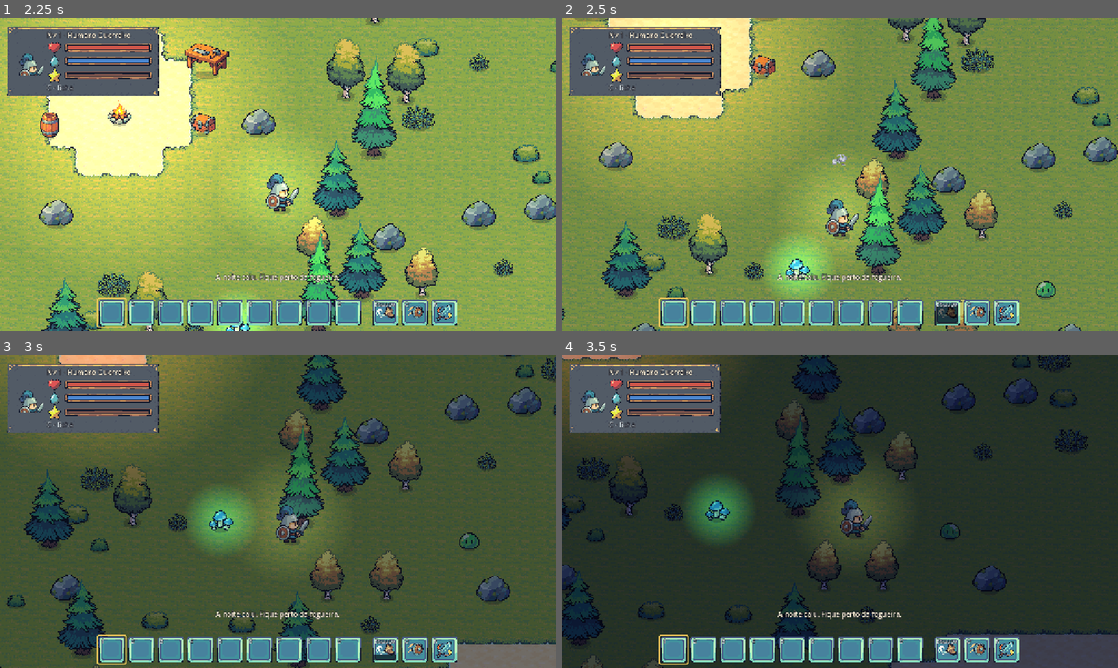
Above: before the commit, frames 1-4 (two rows, left to right).
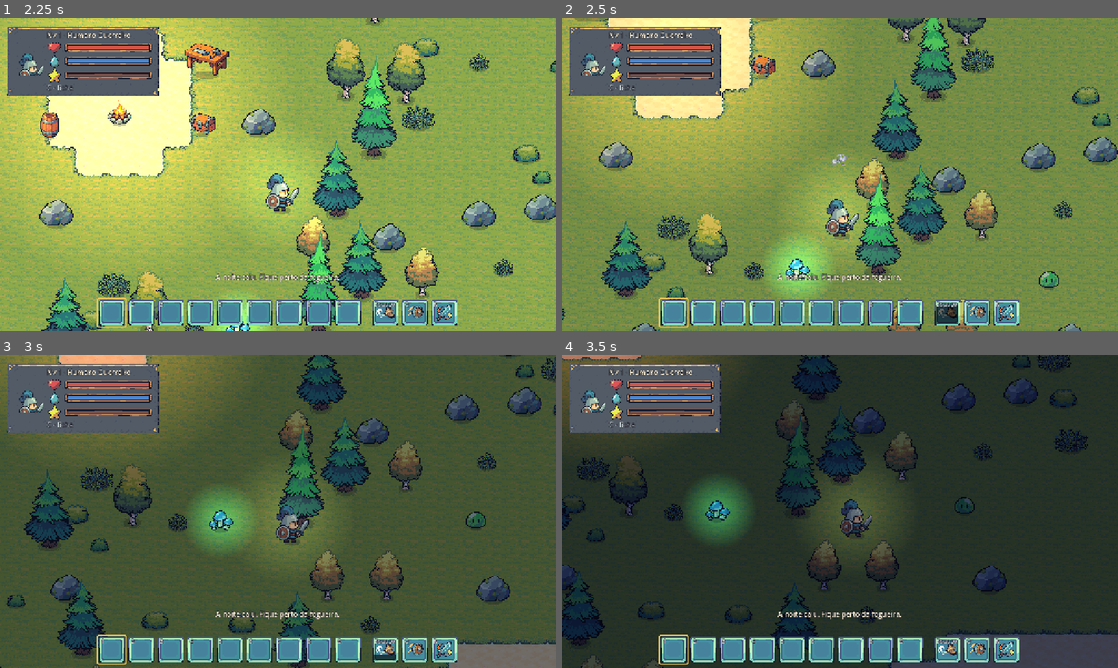
Above: after the commit, the same moments.

Repository: JaoDaJunq/RPG_Ilha
Game: Godot game, scene res://scenes/ui/menu.tscn
Two runs of this game, one before a commit and one after it. Both use one fixed random seed, a clock stepped at 60 frames per second and the inputs below. Sound files missing from this copy of the repository are replaced by a short silence.
Inputs (mouse positions are in pixels of both pictures, inside the frame that each line leads up to):
- Up to frame 1 (2.25 s): click "Jogar sozinho" at 0.5 s; move the mouse to (400, 158) at 1.27 s; hold D (mover_direita) 1.28-2.03 s; hold Space (esquivar) 1.28-2.03 s; click (400, 158) at 1.42 s; move the mouse to (166, 190) at 2.02 s; hold S (mover_baixo) from 2.03 s (still down); tap N (alternar_noite) at 2.1 s
- Up to frame 2 (2.5 s): keep holding S (mover_baixo); tap Space (esquivar) at 2.3 s
- Up to frame 3 (3 s): move the mouse to (333, 442) at 2.77 s; release S (mover_baixo) at 2.78 s; hold D (mover_direita) from 2.78 s (still down); hold M (alternar_som) from 2.78 s (still down)
- Up to frame 4 (3.5 s): keep holding D (mover_direita); keep holding M (alternar_som); tap Space (esquivar) at 3.05 s

Frame 1 is identical in both runs. In frame 2, 0.3% of the frame differs, in the area x 85-90%, y 80-90%; in frame 3, 0.2%; in frame 4, 0.1%.

Commit message:
Slimes mais espertos: passeiam, perseguem, achatam antes de pular (aviso) e pulam
- pedidos L19 (personagens por peças, estilo Forager) e L20 (cajado, arco, espada de ferro,
  gosma curativa, flecha)
- teste slime_smoke

Co-Authored-By: Claude Opus 5.5 <noreply@anthropic.com>

Diff:
--- a/game/scripts/enemies/slime.gd
+++ b/game/scripts/enemies/slime.gd
@@ -96,18 +96,13 @@
 	var luz := World.luz_que_protege(self, global_position) if noturno else Vector2.INF
 	if luz != Vector2.INF and not parado:
 		dir = (global_position - luz).normalized()
-	elif alvo and not parado:
-		var para_alvo := alvo.global_position - global_position
-		var alvo_na_luz := noturno and World.luz_que_protege(self, alvo.global_position) != Vector2.INF
-		if para_alvo.length() < raio_visao and not alvo_na_luz:
-			dir = para_alvo.normalized()
-			visual.flip_h = dir.x < 0.0
-		if para_alvo.length() < 12.0 and _recarga <= 0.0:
-			_recarga = recarga_contato
-			if alvo.vida.tomar_dano(dano_contato, &"fisico"):
-				alvo.avisar("O slime te acertou! Clique para golpear.")
-	animacao = &"pulo" if dir != Vector2.ZERO else &"parado"
-	velocity = dir * velocidade + _empurrao
+	elif not parado:
+		dir = _decidir(alvo, delta)
+	animacao = &"pulo" if dir != Vector2.ZERO or _estado == Estado.PULANDO else &"parado"
+	if _estado == Estado.PREPARANDO:
+		animacao = &"dano"  # achatado: está tomando impulso (aviso para esquivar)
+	var rapidez := velocidade * (_VEL_PULO if _estado == Estado.PULANDO else 1.0)
+	velocity = dir * rapidez + _empurrao
 	_empurrao = _empurrao.move_toward(Vector2.ZERO, 400.0 * delta)
 	move_and_slide()
 
@@ -174,3 +169,72 @@
 func derreter() -> void:
 	World.efeito_todos(self, &"poeira", global_position)
 	queue_free()
+
+
+# --- Comportamento ------------------------------------------------------------------
+## PASSEANDO: sem ninguém por perto, dá pulinhos para lugares próximos de onde nasceu.
+## PERSEGUINDO: alguém entrou no raio de visão.
+## PREPARANDO: chegou perto; achata por um instante (o aviso para o jogador esquivar).
+## PULANDO: salta na direção em que o jogador estava; acerta quem estiver no caminho.
+enum Estado { PASSEANDO, PERSEGUINDO, PREPARANDO, PULANDO }
+const _DIST_ATAQUE := 30.0
+const _TEMPO_PREPARO := 0.45
+const _TEMPO_PULO := 0.3
+const _VEL_PULO := 4.2
+
+var _estado := Estado.PASSEANDO
+var _tempo_estado := 0.0
+var _casa := Vector2.INF
+var _destino := Vector2.INF
+var _dir_pulo := Vector2.ZERO
+var _acertou_pulo := false
+
+
+func _decidir(alvo: Player, delta: float) -> Vector2:
+	if _casa == Vector2.INF:
+		_casa = global_position
+	_tempo_estado += delta
+	var para_alvo := alvo.global_position - global_position if alvo else Vector2.INF
+	var ve_alvo := alvo != null and para_alvo.length() < raio_visao \
+			and not (noturno and World.luz_que_protege(self, alvo.global_position) != Vector2.INF)
+	match _estado:
+		Estado.PREPARANDO:
+			if _tempo_estado >= _TEMPO_PREPARO:
+				_mudar(Estado.PULANDO)
+				_acertou_pulo = false
+			return Vector2.ZERO
+		Estado.PULANDO:
+			if not _acertou_pulo and alvo and para_alvo.length() < 12.0:
+				_acertou_pulo = true
+				if alvo.vida.tomar_dano(dano_contato, &"fisico"):
+					alvo.avisar("O slime pulou em você! Esquive (Espaço) quando ele achatar.")
+			if _tempo_estado >= _TEMPO_PULO:
+				_recarga = recarga_contato
+				_mudar(Estado.PERSEGUINDO if ve_alvo else Estado.PASSEANDO)
+			return _dir_pulo
+	if ve_alvo:
+		_estado = Estado.PERSEGUINDO
+		visual.flip_h = para_alvo.x < 0.0
+		if para_alvo.length() < _DIST_ATAQUE and _recarga <= 0.0:
+			_dir_pulo = para_alvo.normalized()
+			_mudar(Estado.PREPARANDO)
+			return Vector2.ZERO
+		return para_alvo.normalized()
+	_estado = Estado.PASSEANDO
+	# Pulinhos a esmo: anda até um ponto perto de casa, para um pouco e escolhe outro.
+	if _destino == Vector2.INF or global_position.distance_to(_destino) < 4.0:
+		if _tempo_estado < 1.5:
+			return Vector2.ZERO
+		_tempo_estado = 0.0
+		_destino = _casa + Vector2(randf_range(-40, 40), randf_range(-40, 40))
+	var ir := _destino - global_position
+	if _tempo_estado > 4.0:  # preso em algo: desiste deste destino
+		_destino = Vector2.INF
+		_tempo_estado = 0.0
+	visual.flip_h = ir.x < 0.0
+	return ir.normalized() * 0.5
+
+
+func _mudar(novo: Estado) -> void:
+	_estado = novo
+	_tempo_estado = 0.0
--- /dev/null
+++ b/game/tests/slime_smoke.gd
@@ -0,0 +1,32 @@
+extends TesteBase
+## Slime mais esperto: passeia sem ninguém por perto, persegue, achata antes de pular
+## (aviso) e o pulo machuca; a esquiva no momento certo evita o dano.
+
+
+func _ready() -> void:
+	var w := await criar_mundo(0)
+	var p := w.jogador
+	p.global_position = w.centro + Vector2(0, 80)
+	var s: Slime = preload("res://scenes/enemies/slime.tscn").instantiate()
+	s.position = p.global_position + Vector2(200, 0)
+	w.entidades.add_child(s)
+	var inicio := s.global_position
+	await esperar(3.5)
+	checar(s._estado == Slime.Estado.PASSEANDO, "longe do jogador, ele passeia")
+	checar(s.global_position.distance_to(inicio) > 4.0, "passeando, ele sai do lugar (%.0f px)" % s.global_position.distance_to(inicio))
+
+	s.global_position = p.global_position + Vector2(60, 0)
+	s._recarga = 0.0
+	await esperar(0.5)
+	checar(s._estado in [Slime.Estado.PERSEGUINDO, Slime.Estado.PREPARANDO], "viu o jogador e persegue")
+	var vida_antes := p.vida.atual
+	var achatou := false
+	for k in 40:
+		await esperar(0.05)
+		if s._estado == Slime.Estado.PREPARANDO:
+			achatou = true
+		if p.vida.atual < vida_antes:
+			break
+	checar(achatou, "achata antes de pular (aviso para esquivar)")
+	checar(p.vida.atual < vida_antes, "o pulo machucou (%.0f -> %.0f)" % [vida_antes, p.vida.atual])
+	terminar()
--- /dev/null
+++ b/game/tests/slime_smoke.tscn
@@ -0,0 +1,6 @@
+[gd_scene load_steps=2 format=3]
+
+[ext_resource type="Script" path="res://tests/slime_smoke.gd" id="1_teste"]
+
+[node name="Teste" type="Node"]
+script = ExtResource("1_teste")
Not shown, added: game/tests/slime_smoke.gd.uid
Not shown, added: art/prompts/pedidos/L19_personagens_por_pecas.md
Not shown, added: art/prompts/pedidos/L20_icones_armas_classe.md
